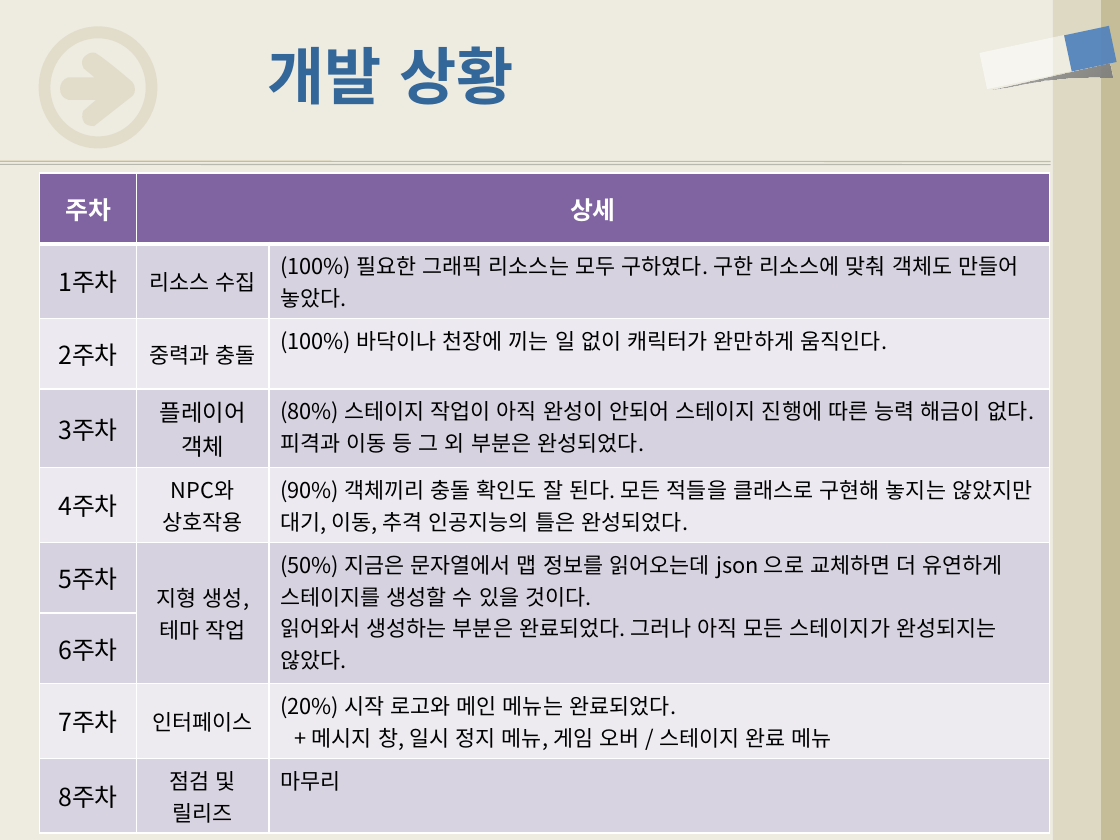
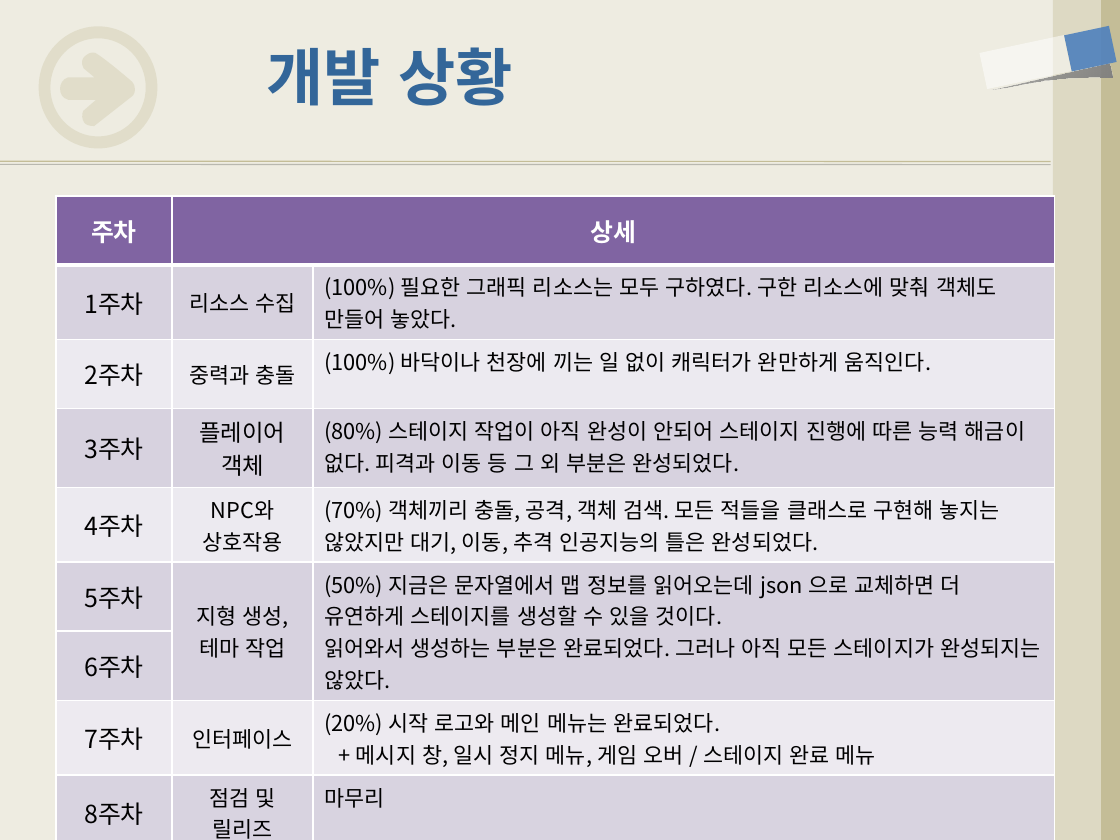
Before and after one commit to iconstudio/2017-Platformer, a slide deck: slide 4 of slides/Exodus_20171105.pptx. Drawn at 1120x840 pixels with LibreOffice and Linux fonts; fonts in the diff are those of the drawing. Boxes give left, top, right and bottom in pixels: in the first picture for what was removed or moved away, otherwise in the second. Text is boxed around its words. In the diff, an @@ line names an element or a change of style, - is before the commit and + after.

```diff
--- a/slides/Exodus_20171105.pptx
+++ b/slides/Exodus_20171105.pptx
@@ table at (56,196,1055,840) @@
-row 5, column 3: (90%) 객체끼리 충돌 확인도 잘 된다. 모든 적들을 클래스로 구현해 놓지는 않았지만 대기, 이동, 추격 인공지능의 틀은 완성되었다.
+row 5, column 3: (70%) 객체끼리 충돌, 공격, 객체 검색. 모든 적들을 클래스로 구현해 놓지는 않았지만 대기, 이동, 추격 인공지능의 틀은 완성되었다.
@@ table: place and size @@
-table at (39,174,1049,827)
+table at (56,196,1055,840)
```
Also in this commit, not shown: 3 other slides changed, 1 other file.
